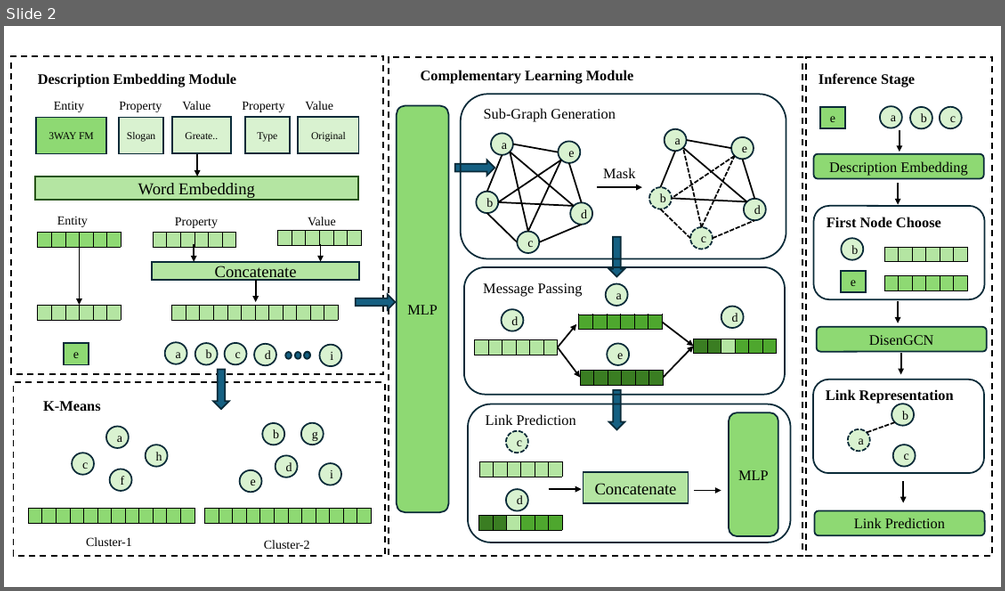
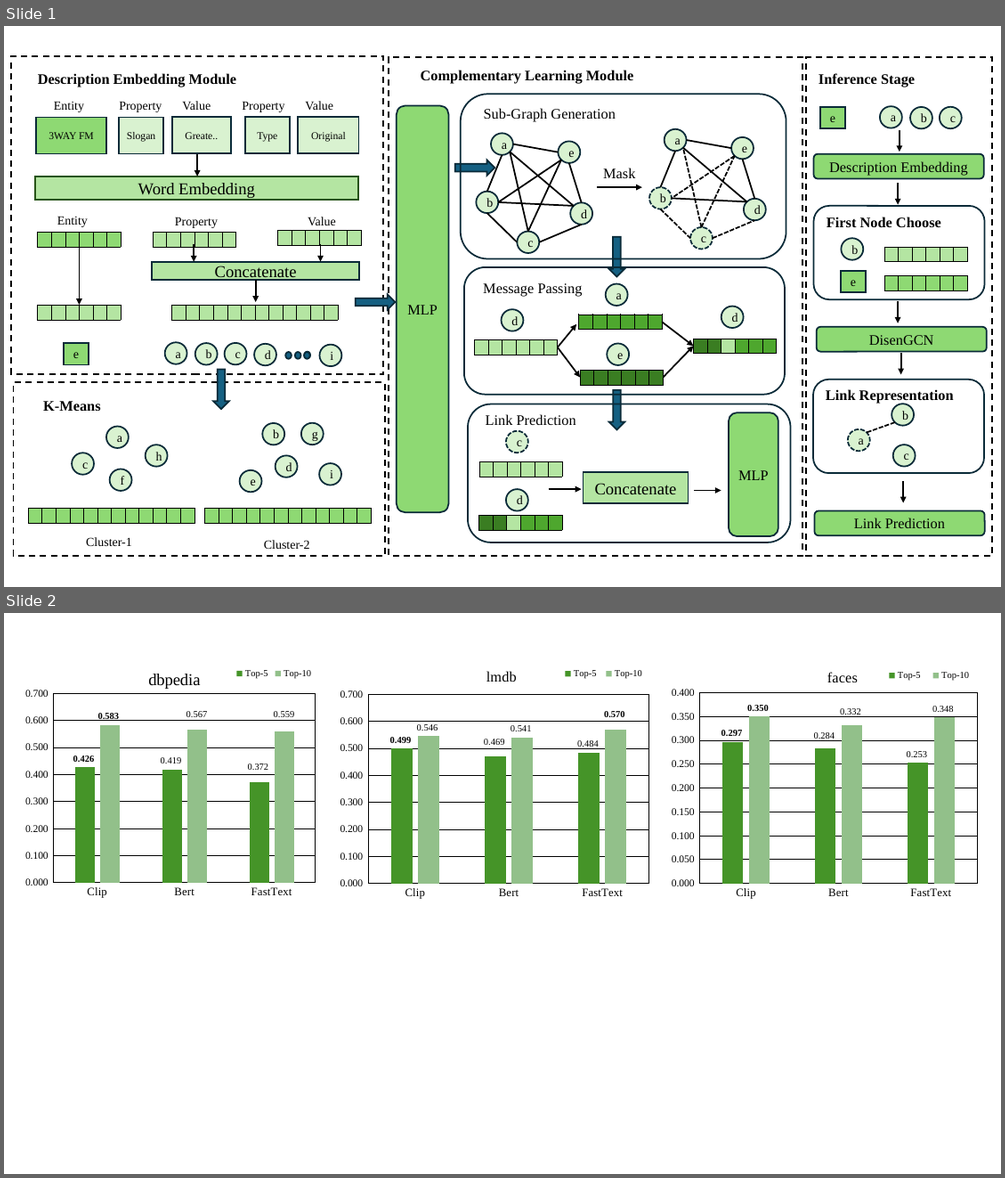
Before and after one commit to yangjq713/DRS, a slide deck: Image/image_ppt.pptx. Shown one above the other, each under a label of ours: slide 2 before the commit, slides 1 and 2 after it. The pictures are 1005x591 and 1005x1178 pixels, drawn with LibreOffice and Linux fonts; fonts in the diff are those of the drawing. Boxes give left, top, right and bottom in pixels: in the first picture for what was removed or moved away, otherwise in the second. Text is boxed around its words. In the diff, an @@ line names an element or a change of style, - is before the commit and + after.

```diff
--- a/Image/image_ppt.pptx
+++ b/Image/image_ppt.pptx
@@ slide 2 added at (x1=4, y1=613, x2=1001, y2=1174), background #FFFFFF @@
@@ column chart added at (x1=12, y1=665, x2=327, y2=932) @@
+title "dbpedia "
+categories: Clip, Bert, FastText
+Top-5: 0.426, 0.419, 0.372
+Top-10: 0.583, 0.567, 0.559
@@ column chart added at (x1=329, y1=665, x2=662, y2=932) @@
+title "lmdb "
+categories: Clip, Bert, FastText
+Top-5: 0.499, 0.469, 0.484
+Top-10: 0.546, 0.541, 0.57
@@ column chart added at (x1=663, y1=665, x2=994, y2=932) @@
+title "faces "
+categories: Clip, Bert, FastText
+Top-5: 0.297, 0.284, 0.253
+Top-10: 0.35, 0.332, 0.348
@@ what was slide 2 is now slide 1 @@
```
Also in this commit, not shown: 2 other slides added, 1 slide removed, 23 other files.
